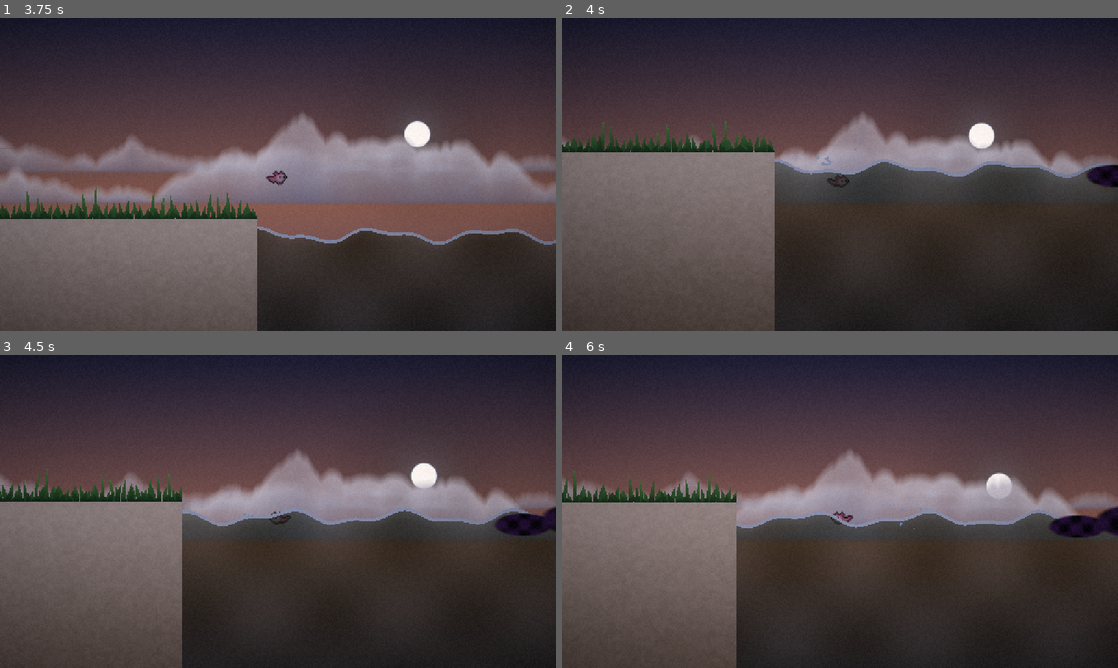
Above: before the commit, frames 1-4 (two rows, left to right).
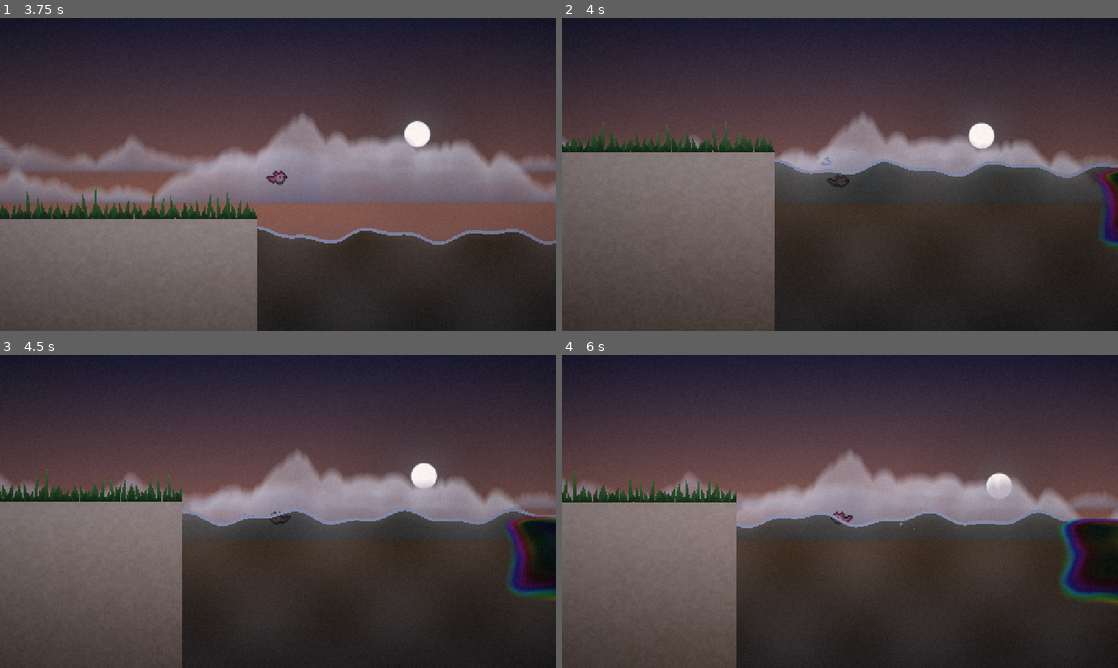
Above: after the commit, the same moments.

Repository: Hyphysaurus/lil-axol
Game: Godot game, scene res://main.tscn
Two runs of this game, one before a commit and one after it. Both use one fixed random seed, a clock stepped at 60 frames per second and the inputs below.
Inputs:
- Up to frame 1 (3.75 s): hold C (spray) 0.53-1.28 s; hold D (move_right) 0.53-2.03 s; tap Space (jump) at 0.77, 1.52, 3.02 s; tap Shift (run) at 1.35 s; tap C (spray) at 1.55, 2.85 s; hold A (move_left) 2.03-2.78 s; hold C (spray) 2.03-2.78 s; hold D (move_right) from 2.78 s (still down); hold Shift (run) from 3.53 s (still down)
- Up to frame 2 (4 s): keep holding D (move_right); keep holding Shift (run); tap Space (jump) at 3.77 s; tap C (spray) at 3.8 s
- Up to frame 3 (4.5 s): release D (move_right) at 4.28 s; release Shift (run) at 4.28 s; hold A (move_left) from 4.28 s (still down); tap C (spray) at 4.35 s
- Up to frame 4 (6 s): tap Space (jump) at 4.52 s; release A (move_left) at 5.03 s; hold D (move_right) 5.03-5.78 s; hold C (spray) 5.03-5.78 s; hold A (move_left) from 5.78 s (still down); tap Shift (run) at 5.85 s

Frame 1 is identical in both runs. In frame 2, 0.8% of the frame differs, in the area x 94-100%, y 46-74%; in frame 3, 2.0%; in frame 4, 2.6%, in the area x 87-100%, y 48-80%.

Commit message:
feat: paint-to-clean oil system (coverage mask + oil_surface shader)
Oil is now an eroding coverage layer rendered as an iridescent surface film that sits IN
the water instead of discrete blob sprites on top. Spray carves the mask where the axo aims;
clean water + reflection bloom through. Escalating milestone bursts at 25/50/75/100%.
Removed obsolete blob_count from CoveConfig. Adds cleaning-depth + backdrop design specs.

Co-Authored-By: Claude Opus 4.8 (1M context) <noreply@anthropic.com>

Diff:
--- a/game/cove/cove_a.tres
+++ b/game/cove/cove_a.tres
@@ -9,7 +9,6 @@
 water_right = 457.0
 surface_y = -27.0
 seabed_y = 166.0
-blob_count = 9
 spill_left = 120.0
 spill_right = 445.0
 clean_rate = 1.4
--- a/game/cove/cove_config.gd
+++ b/game/cove/cove_config.gd
@@ -20,11 +20,11 @@
 @export var seabed_y: float = 166.0
 
 @export_group("Oil Spill")
-@export var blob_count: int = 9
-## Horizontal span the floating oil slicks spawn across.
+## Horizontal span the oil slick covers on the water surface.
 @export var spill_left: float = 120.0
 @export var spill_right: float = 445.0
-## How fast a sprayed blob clears (amount/sec).
+## Brush erase strength — how fast the spray scrubs oil coverage away (coverage/sec at the
+## brush centre). Higher = easier/faster cleaning.
 @export var clean_rate: float = 1.4
 
 @export_group("Ecosystem")
--- a/game/cove/oil_spill.gd
+++ b/game/cove/oil_spill.gd
@@ -1,82 +1,129 @@
 extends Node2D
-## Oil spill manager (simulation). Spawns floating oil blobs on the cove water, lets the
-## axolotl spray them clean, and drives the Water shader's `clean` uniform (0 oily -> 1
-## restored) so the whole cove — colour + sky reflection — heals as the spill clears.
-## Geometry + tuning come from the injected CoveConfig; visual juice is delegated to CleanupFX.
+## Oil spill — paint-to-clean. The spill is a coverage mask (Image) over the water surface,
+## rendered as an iridescent oil FILM (oil_surface.gdshader) that sits IN the water rather than
+## on top of it. Spraying erodes the mask exactly where the axo aims; clean water + the sky
+## reflection bloom through wherever you've scrubbed. Overall cleanliness (1 - remaining
+## coverage) still drives the global water tint, CoveLife, and the restoration banner via the
+## `cleanliness` signal. Visual juice (sparkle trail, milestone bursts) is delegated to CleanupFX.
 
-signal cleanliness(v: float)   # 0 oily -> 1 restored; emitted whenever the spill state changes
+signal cleanliness(v: float)   # 0 oily -> 1 restored
 
-const OIL_SHADER := preload("res://shaders/oil.gdshader")
+const OIL_SURFACE_SHADER := preload("res://shaders/oil_surface.gdshader")
 const WHITE := preload("res://assets/white.png")
+
+const MASK_W := 192
+const MASK_H := 88
+const MILESTONES := [0.25, 0.5, 0.75, 1.0]   # escalating burst reward as the cove recovers
 
 var _cfg: CoveConfig
 var _fx: CleanupFX
-var _blobs: Array = []
 var _water_mat: ShaderMaterial
-var _total := 0.0
+var _mask: Image
+var _mask_tex: ImageTexture
+var _surface: Sprite2D
+var _origin := Vector2.ZERO   # water rect top-left (cove-local)
+var _size := Vector2.ONE      # water rect size (px)
+var _total := 0.001           # initial summed coverage (denominator for cleanliness)
+var _remaining := 0.0
+var _milestone := 0
 var current_clean := 0.0
 var _spark_cd := 0.0
 
 func _ready() -> void:
 	add_to_group("oil_manager")
-	var wt := get_node_or_null("../Water")
+	var wt := get_node_or_null("../Water") as Sprite2D
 	if wt:
-		_water_mat = (wt as Sprite2D).material as ShaderMaterial
+		_water_mat = wt.material as ShaderMaterial
+		_origin = wt.position
+		_size = wt.scale          # the water sprite is a 1px texture scaled to px size -> scale == size
 	_fx = CleanupFX.new()
-	add_child(_fx)   # child at origin -> shares OilSpill's cove-local frame
+	add_child(_fx)
 
-## Called by the Cove composition root after _ready; the config-dependent spawn lives here.
+## Called by the Cove composition root after _ready; the config-dependent build lives here.
 func setup(cfg: CoveConfig) -> void:
 	_cfg = cfg
-	_spawn()
-	_update_water()
+	_build_mask()
+	_build_surface()
+	_set_clean()
 
-func _spawn() -> void:
-	for i in _cfg.blob_count:
-		var fx := float(i) / float(maxi(_cfg.blob_count - 1, 1))
-		var x := lerpf(_cfg.spill_left, _cfg.spill_right, fx) + sin(float(i) * 12.9) * 16.0
-		var y := _cfg.surface_y - 2.0 + cos(float(i) * 7.3) * 9.0
-		var sz := 32.0 + float((i * 37) % 22)
-		var s := Sprite2D.new()
-		s.texture = WHITE
-		s.centered = true
-		s.scale = Vector2(sz * 1.5, sz)
-		s.position = Vector2(x, y)
-		s.z_index = 6                         # above the water (z 5)
-		var mat := ShaderMaterial.new()
-		mat.shader = OIL_SHADER
-		s.material = mat
-		add_child(s)
-		_blobs.append({ "node": s, "mat": mat, "amount": 1.0, "pos": Vector2(x, y) })
-		_total += 1.0
+func _build_mask() -> void:
+	_mask = Image.create_empty(MASK_W, MASK_H, false, Image.FORMAT_RGBA8)
+	var surf := _cfg.surface_y
+	_total = 0.0
+	for my in MASK_H:
+		for mx in MASK_W:
+			var uvx := (float(mx) + 0.5) / float(MASK_W)
+			var uvy := (float(my) + 0.5) / float(MASK_H)
+			var lx := _origin.x + uvx * _size.x       # cove-local px of this mask cell
+			var ly := _origin.y + uvy * _size.y
+			# inside the spill's horizontal span, with soft shoulders
+			var in_x := smoothstep(_cfg.spill_left - 34.0, _cfg.spill_left + 12.0, lx) \
+				* (1.0 - smoothstep(_cfg.spill_right - 12.0, _cfg.spill_right + 34.0, lx))
+			# hugging the surface: a band from just below the waterline down ~65px
+			var in_y := smoothstep(surf - 4.0, surf + 8.0, ly) \
+				* (1.0 - smoothstep(surf + 52.0, surf + 82.0, ly))
+			# blotchy thickness so the slick isn't a flat slab
+			var blot := 0.5 + 0.5 * sin(lx * 0.07 + ly * 0.05) * cos(lx * 0.03 - ly * 0.11)
+			var cov := clampf(in_x * in_y * (0.62 + 0.38 * blot), 0.0, 1.0)
+			_mask.set_pixel(mx, my, Color(cov, 0.0, 0.0, 1.0))
+			_total += cov
+	_total = maxf(_total, 0.001)
+	_remaining = _total
+	_mask_tex = ImageTexture.create_from_image(_mask)
+
+func _build_surface() -> void:
+	_surface = Sprite2D.new()
+	_surface.texture = WHITE
+	_surface.centered = false
+	_surface.position = _origin
+	_surface.scale = _size
+	_surface.z_index = 6                       # in the water surface (water is z 5), under FX (z 7)
+	var mat := ShaderMaterial.new()
+	mat.shader = OIL_SURFACE_SHADER
+	mat.set_shader_parameter("coverage", _mask_tex)
+	_surface.material = mat
+	add_child(_surface)
 
 # called by the axolotl (via group) each frame the spray is held
 func spray_at(world_pos: Vector2, radius: float, delta: float) -> void:
-	var p := to_local(world_pos)
-	var changed := false
-	_spark_cd -= delta
-	for b in _blobs:
-		if float(b["amount"]) <= 0.0:
-			continue
-		if (b["pos"] as Vector2).distance_to(p) <= radius:
-			b["amount"] = maxf(0.0, float(b["amount"]) - _cfg.clean_rate * delta)
-			(b["mat"] as ShaderMaterial).set_shader_parameter("amount", b["amount"])
-			if float(b["amount"]) <= 0.0:
-				(b["node"] as Sprite2D).visible = false
-				_fx.pop(b["pos"])                 # satisfying clear: sparkle burst + ring
-			changed = true
-	if changed:
-		_update_water()
-		if _spark_cd <= 0.0:                       # light sparkle trail while cleaning
-			_spark_cd = 0.06
+	if _mask == null:
+		return
+	var p := to_local(world_pos)               # OilSpill sits at the cove origin -> cove-local
+	var cx := (p.x - _origin.x) / _size.x * float(MASK_W)
+	var cy := (p.y - _origin.y) / _size.y * float(MASK_H)
+	var rpx := maxf(3.0, radius / _size.x * float(MASK_W))
+	var strength := _cfg.clean_rate * delta
+	var removed := 0.0
+	var x0 := int(maxf(0.0, floor(cx - rpx)))
+	var x1 := int(minf(float(MASK_W - 1), ceil(cx + rpx)))
+	var y0 := int(maxf(0.0, floor(cy - rpx)))
+	var y1 := int(minf(float(MASK_H - 1), ceil(cy + rpx)))
+	for my in range(y0, y1 + 1):
+		for mx in range(x0, x1 + 1):
+			var d := Vector2(float(mx) - cx, float(my) - cy).length()
+			if d > rpx:
+				continue
+			var col := _mask.get_pixel(mx, my)
+			if col.r <= 0.0:
+				continue
+			var nr := maxf(0.0, col.r - strength * (1.0 - d / rpx))   # soft brush falloff
+			removed += col.r - nr
+			col.r = nr
+			_mask.set_pixel(mx, my, col)
+	if removed > 0.0:
+		_mask_tex.update(_mask)
+		_remaining = maxf(0.0, _remaining - removed)
+		_set_clean()
+		_spark_cd -= delta
+		if _spark_cd <= 0.0:                    # local sparkle trail while actively scrubbing
+			_spark_cd = 0.05
 			_fx.spark(p)
+		if _milestone < MILESTONES.size() and current_clean >= float(MILESTONES[_milestone]):
+			_milestone += 1                     # escalating burst as the cove recovers
+			_fx.pop(p)
 
-func _update_water() -> void:
-	var remaining := 0.0
-	for b in _blobs:
-		remaining += float(b["amount"])
-	var clean := 1.0 - remaining / maxf(_total, 1.0)
-	current_clean = clean
+func _set_clean() -> void:
+	current_clean = clampf(1.0 - _remaining / _total, 0.0, 1.0)
 	if _water_mat:
-		_water_mat.set_shader_parameter("clean", clean)
-	cleanliness.emit(clean)   # let CoveLife heal in step with the water
+		_water_mat.set_shader_parameter("clean", current_clean)
+	cleanliness.emit(current_clean)   # water tint + CoveLife + banner heal in step
--- /dev/null
+++ b/shaders/oil_surface.gdshader
@@ -0,0 +1,53 @@
+shader_type canvas_item;
+// Oil FILM on the water surface, driven by a coverage mask the player scrubs clean. Where the
+// mask's red channel is high the surface is an iridescent oily slick; where you've sprayed it
+// away it fades to transparent, revealing the clean water + sky reflection beneath. Drifting
+// fbm gives the slick a lobed, slowly-swirling edge so it reads as part of the water surface,
+// not a sprite sitting on top of it.
+
+uniform sampler2D coverage : filter_linear;   // r = oil amount 0..1 across the water rect
+uniform vec4 oil_dark : source_color = vec4(0.03, 0.02, 0.05, 1.0);
+uniform float sheen : hint_range(0.0, 1.0) = 0.7;   // iridescent rainbow strength
+uniform float swirl_speed = 0.12;
+
+float hash(vec2 p) { return fract(sin(dot(p, vec2(127.1, 311.7))) * 43758.5453); }
+
+float vnoise(vec2 p) {
+	vec2 i = floor(p);
+	vec2 f = fract(p);
+	vec2 u = f * f * (3.0 - 2.0 * f);
+	return mix(mix(hash(i), hash(i + vec2(1.0, 0.0)), u.x),
+	           mix(hash(i + vec2(0.0, 1.0)), hash(i + vec2(1.0, 1.0)), u.x), u.y);
+}
+
+float fbm(vec2 p) {
+	float v = 0.0;
+	float a = 0.5;
+	for (int i = 0; i < 4; i++) { v += a * vnoise(p); p *= 2.0; a *= 0.5; }
+	return v;
+}
+
+vec3 hsv(float h, float s, float v) {
+	vec3 k = clamp(abs(mod(h * 6.0 + vec3(0.0, 4.0, 2.0), 6.0) - 3.0) - 1.0, 0.0, 1.0);
+	return v * mix(vec3(1.0), k, s);
+}
+
+void fragment() {
+	float cov = texture(coverage, UV).r;
+	float t = TIME * swirl_speed;
+	// organic lobed edge: perturb the coverage with drifting fbm so the slick boundary wobbles
+	float n = fbm(UV * vec2(7.0, 12.0) + vec2(t, -t));
+	float film = smoothstep(0.28, 0.55, cov + (n - 0.5) * 0.30);
+	if (film < 0.004) {
+		COLOR = vec4(0.0);
+	} else {
+		// iridescent thin-film sheen, strongest toward the thinning (rim) of the slick
+		float edge = 1.0 - smoothstep(0.35, 0.9, cov);
+		float irid_h = fract(fbm(UV * 5.0 + vec2(-t, t)) * 2.2 + cov * 1.4);
+		vec3 irid = hsv(irid_h, 0.8, 1.0);
+		vec3 c = mix(oil_dark.rgb, irid, edge * sheen + 0.10);
+		// faint glossy sway highlight
+		c += 0.10 * smoothstep(0.6, 1.0, fbm(UV * 3.0 + vec2(t * 0.5)));
+		COLOR = vec4(c, film * 0.94);
+	}
+}
Not shown, added: shaders/oil_surface.gdshader.uid
Not shown, added: docs/superpowers/specs/2026-07-01-atmosphere-backdrop-design.md
Not shown, added: docs/superpowers/specs/2026-07-01-cleaning-depth-design.md
